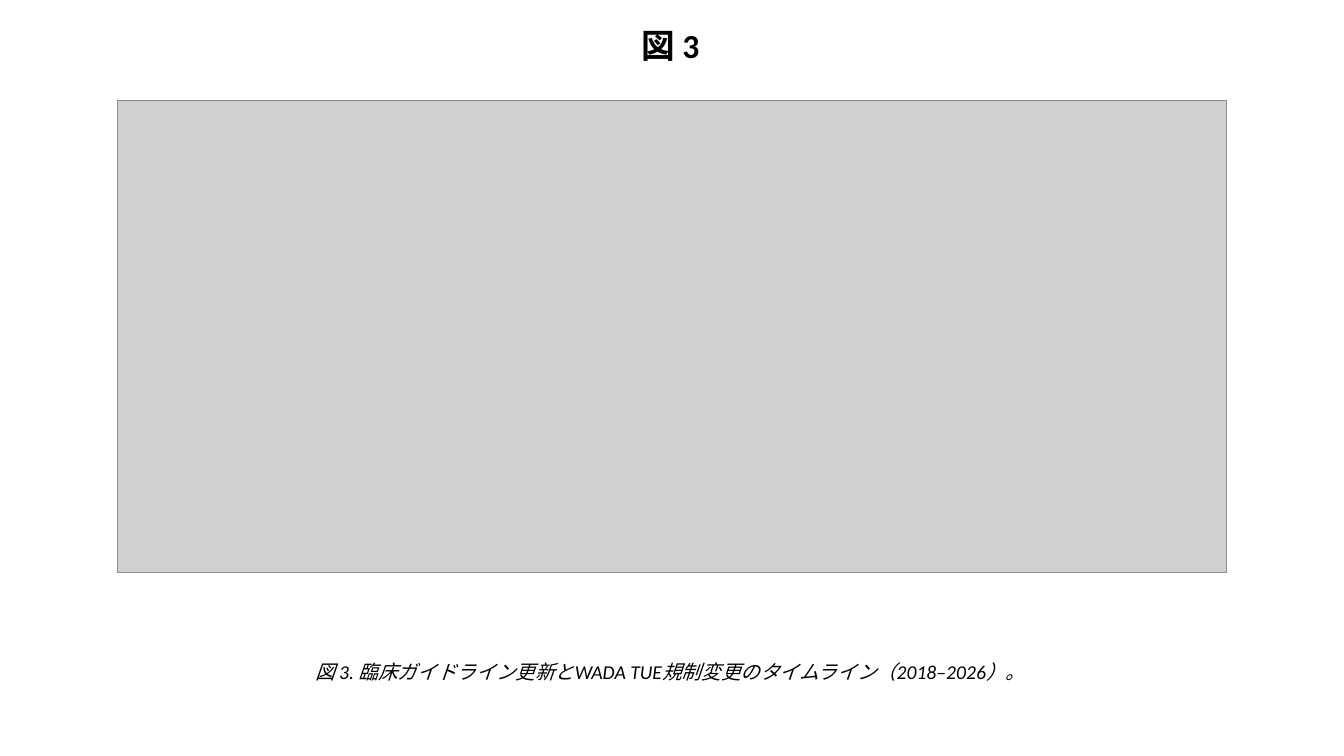
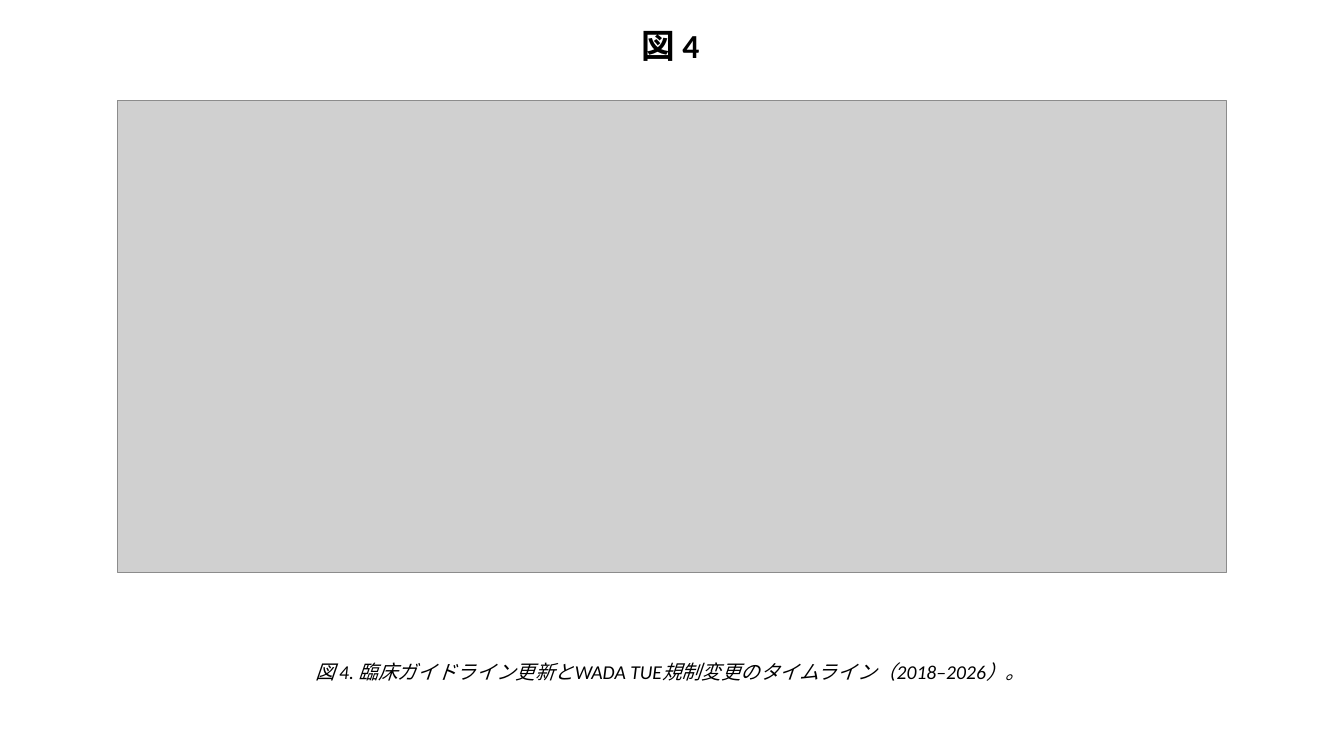
Before and after one commit to bougtoir/wada-tue-scoping-review, a slide deck: slide 4 of wada-tue-scoping-review/manuscripts/SCJ_Figures_Japanese.pptx (slide 3 before the commit). Drawn at 1344x756 pixels with LibreOffice and Linux fonts; fonts in the diff are those of the drawing; grey boxes stand for pictures. Boxes give left, top, right and bottom in pixels: in the first picture for what was removed or moved away, otherwise in the second. Text is boxed around its words. In the diff, an @@ line names an element or a change of style, - is before the commit and + after.

```diff
--- a/wada-tue-scoping-review/manuscripts/SCJ_Figures_Japanese.pptx
+++ b/wada-tue-scoping-review/manuscripts/SCJ_Figures_Japanese.pptx
@@ text at (641,31,699,61): text changed @@
-図 3
+図 4
@@ text at (315,662,1025,681): text changed @@
-図 3. 臨床ガイドライン更新とWADA TUE規制変更のタイムライン（2018–2026）。
+図 4. 臨床ガイドライン更新とWADA TUE規制変更のタイムライン（2018–2026）。
```
Also in this commit, not shown: 2 other slides changed, 19 other files.
